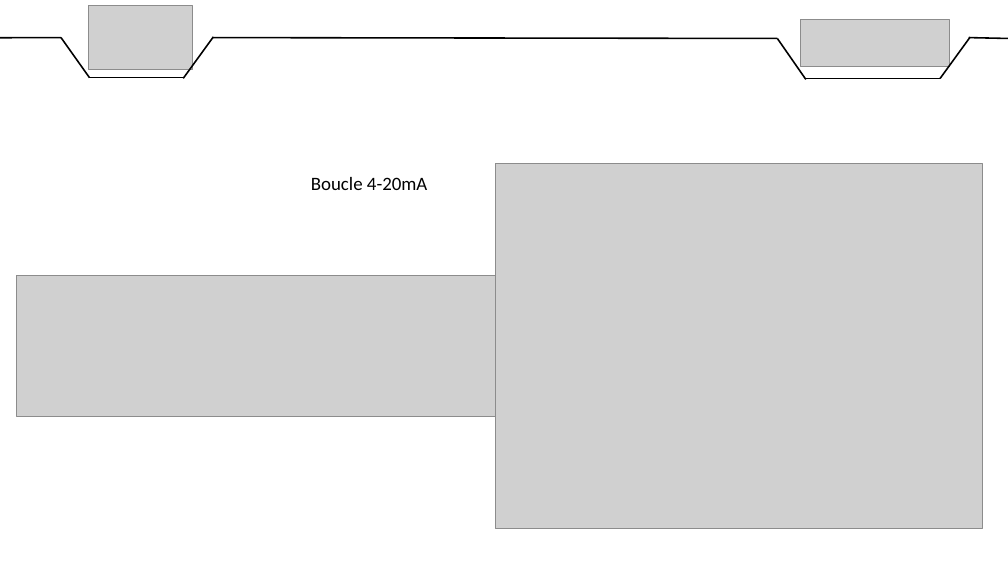
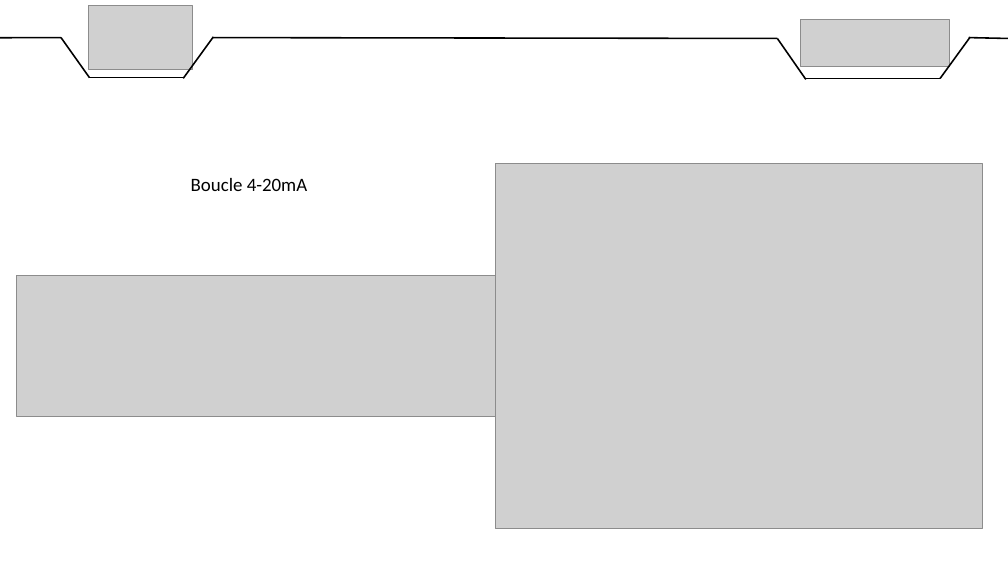
Before and after one commit to DylanChe/SupervisionSerre, a slide deck: slide 8 of oral_projet/revue_3/diaporama_revue_3_willy.pptx. Drawn at 1008x567 pixels with LibreOffice and Linux fonts; fonts in the diff are those of the drawing; grey boxes stand for pictures. Boxes give left, top, right and bottom in pixels: in the first picture for what was removed or moved away, otherwise in the second. Text is boxed around its words. In the diff, an @@ line names an element or a change of style, - is before the commit and + after.

```diff
--- a/oral_projet/revue_3/diaporama_revue_3_willy.pptx
+++ b/oral_projet/revue_3/diaporama_revue_3_willy.pptx
@@ text "Boucle 4-20mA": place and size @@
-text "Boucle 4-20mA" at <box>311,177,427,190</box>
+text "Boucle 4-20mA" at <box>191,178,307,191</box>
```
Also in this commit, not shown: 1 other slide changed.
